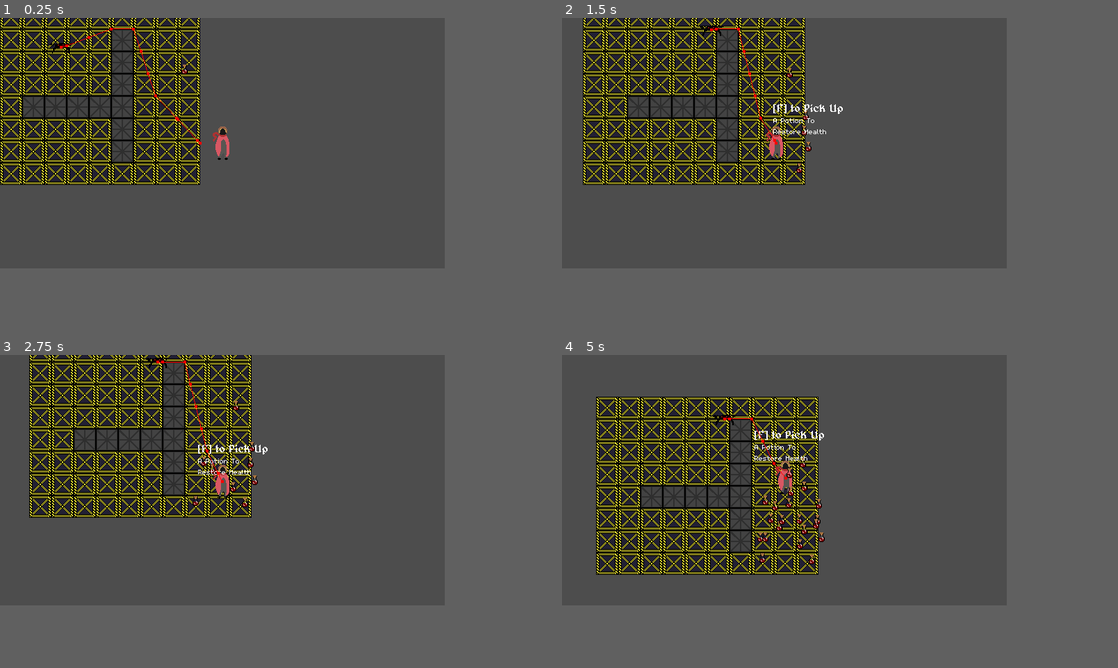
Above: before the commit, frames 1-4 (two rows, left to right).
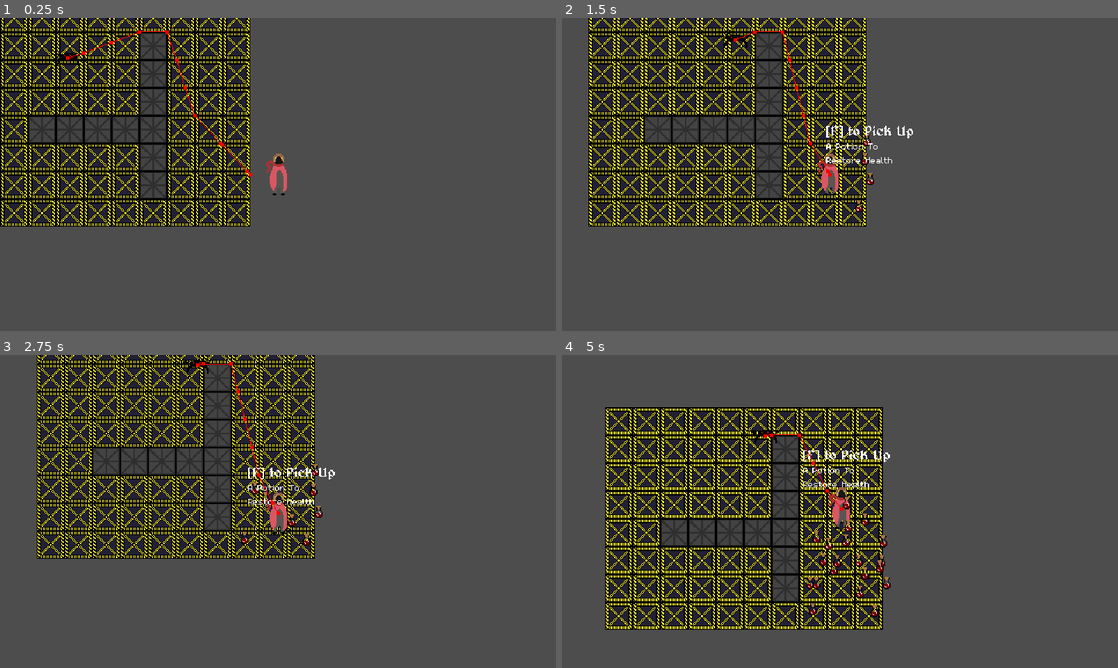
Above: after the commit, the same moments.

Repository: ArmanAmeri/9-Days-To-Live
Game: Godot game, scene res://Scenes/Main/scene_manager.tscn
Same seed, same stepped clock (60 frames per second), same inputs: the game is played once before the commit and once after it.
Inputs:
- Up to frame 1 (0.25 s): no input
- Up to frame 2 (1.5 s): hold A (a) 0.53-1.28 s; tap Space (ui_select) at 0.77 s; tap D (d) at 0.8, 1.35 s
- Up to frame 3 (2.75 s): tap Space (ui_select) at 1.52 s; tap E (e) at 1.55 s; hold E (e) from 2.03 s (still down); tap S (s) at 2.3 s
- Up to frame 4 (5 s): release E (e) at 2.78 s; tap S (s) at 2.85 s; tap Space (ui_select) at 3.02, 3.77, 4.52 s; tap W (w) at 3.05 s; hold W (w) 3.53-4.28 s; tap A (a) at 3.8, 4.35 s; tap D (d) at 4.55 s
In our replay, the window is 640x360 before the commit and 800x450 after it. These sizes can differ from the game's own. Grey fills any space a smaller window leaves; there, only what the larger window draws over its background counts as a difference.

The runs differ from the first frame. In frame 1, 24% of the frame differs, in the area x 0-52%, y 0-67%; in frame 2, 28%; in frame 3, 27%; in frame 4, 31%, in the area x 6-60%, y 13-88%.

Commit message:
Font change not

Diff:
--- a/Scenes/Components/temp_attack.tscn
+++ b/Scenes/Components/temp_attack.tscn
@@ -13,5 +13,6 @@
 
 [node name="CollisionShape2D" type="CollisionShape2D" parent="."]
 shape = SubResource("CircleShape2D_d470w")
+debug_color = Color(0.776477, 0.439997, 1.92523e-07, 0.42)
 
 [connection signal="body_entered" from="." to="." method="_on_body_entered"]
--- a/Scenes/Enemies/enemy_test.tscn
+++ b/Scenes/Enemies/enemy_test.tscn
@@ -28,6 +28,7 @@
 shape = SubResource("CircleShape2D_mvtoo")
 
 [node name="MovementComponent" parent="." instance=ExtResource("3_sm3vc")]
+speed = 50.0
 
 [node name="HealthComponent" parent="." instance=ExtResource("4_f6jrb")]
 
--- a/Scenes/Main/scene_manager.tscn
+++ b/Scenes/Main/scene_manager.tscn
@@ -1,9 +1,8 @@
-[gd_scene load_steps=5 format=3 uid="uid://ba7ifu0k4yriy"]
+[gd_scene load_steps=4 format=3 uid="uid://ba7ifu0k4yriy"]
 
 [ext_resource type="PackedScene" uid="uid://bib3plfdoib4" path="res://Scenes/World/main.tscn" id="1_yg0ss"]
 [ext_resource type="PackedScene" uid="uid://wv3abl31ronq" path="res://Scenes/Player/player.tscn" id="2_o34v0"]
 [ext_resource type="PackedScene" uid="uid://cxmcavikto6jw" path="res://Scenes/Enemies/enemy_test.tscn" id="3_qcage"]
-[ext_resource type="PackedScene" uid="uid://byx86wqqokjtb" path="res://Scenes/Items/healing_potion.tscn" id="4_3ebb8"]
 
 [node name="SceneManager" type="Node"]
 
@@ -20,12 +19,4 @@
 position = Vector2(-92, -30)
 scale = Vector2(1.01253, 1)
 
-[node name="healing_potion2" parent="." instance=ExtResource("4_3ebb8")]
-position = Vector2(105, -1)
-collision_layer = 16
-collision_mask = 1
-gravity_scale = 0.0
-linear_damp = 2.0
-angular_damp = 3.0
-
 [node name="ItemsOnGround" type="Node2D" parent="."]
--- a/Scenes/Player/player.tscn
+++ b/Scenes/Player/player.tscn
@@ -51,7 +51,6 @@
 script = ExtResource("1_e3qtb")
 
 [node name="Sprite2D" type="Sprite2D" parent="."]
-texture_filter = 1
 texture = ExtResource("1_cmar5")
 hframes = 2
 metadata/_aseprite_wizard_interface_config_ = {
@@ -94,6 +93,7 @@
 
 [node name="CollisionShape2D" type="CollisionShape2D" parent="HitboxComponent"]
 shape = SubResource("CapsuleShape2D_cmhyr")
+debug_color = Color(0.984314, 0, 0, 0.419608)
 
 [node name="InputComponent" parent="." instance=ExtResource("6_1ifru")]
 
--- a/Scenes/Templates/item_template.tscn
+++ b/Scenes/Templates/item_template.tscn
@@ -8,6 +8,21 @@
 
 [sub_resource type="CircleShape2D" id="CircleShape2D_tgnnp"]
 radius = 39.0
+
+[sub_resource type="Animation" id="Animation_yj7q5"]
+length = 0.001
+tracks/0/type = "value"
+tracks/0/imported = false
+tracks/0/enabled = true
+tracks/0/path = NodePath("Sprite2D:position")
+tracks/0/interp = 1
+tracks/0/loop_wrap = true
+tracks/0/keys = {
+"times": PackedFloat32Array(0),
+"transitions": PackedFloat32Array(1),
+"update": 0,
+"values": [Vector2(0, 0)]
+}
 
 [sub_resource type="Animation" id="Animation_mxxyj"]
 resource_name = "bounce"
@@ -23,21 +38,6 @@
 "transitions": PackedFloat32Array(-2, -2, -2, -2, -2, -2, -2),
 "update": 0,
 "values": [Vector2(0, 0), Vector2(0, -6), Vector2(0, 0), Vector2(0, -3), Vector2(0, 0), Vector2(0, -1), Vector2(0, 0)]
-}
-
-[sub_resource type="Animation" id="Animation_yj7q5"]
-length = 0.001
-tracks/0/type = "value"
-tracks/0/imported = false
-tracks/0/enabled = true
-tracks/0/path = NodePath("Sprite2D:position")
-tracks/0/interp = 1
-tracks/0/loop_wrap = true
-tracks/0/keys = {
-"times": PackedFloat32Array(0),
-"transitions": PackedFloat32Array(1),
-"update": 0,
-"values": [Vector2(0, 0)]
 }
 
 [sub_resource type="AnimationLibrary" id="AnimationLibrary_u5hvg"]
--- a/project.godot
+++ b/project.godot
@@ -24,6 +24,8 @@
 
 window/size/viewport_width=640
 window/size/viewport_height=360
+window/size/window_width_override=1920
+window/size/window_height_override=1080
 window/stretch/mode="viewport"
 
 [editor_plugins]
@@ -74,6 +76,7 @@
 
 [rendering]
 
+textures/canvas_textures/default_texture_filter=0
 renderer/rendering_method="mobile"
 2d/snap/snap_2d_transforms_to_pixel=true
 2d/snap/snap_2d_vertices_to_pixel=true
Binary file added: Assets/Fonts/LexendGiga-VariableFont_wght.ttf
Not shown, added: Assets/Fonts/LexendGiga-VariableFont_wght.ttf.import
Not shown: 1 places in Scenes/Enemies/enemy_test.tscn that only renumber resources
Not shown, changed: Assets/Fonts/.DS_Store
